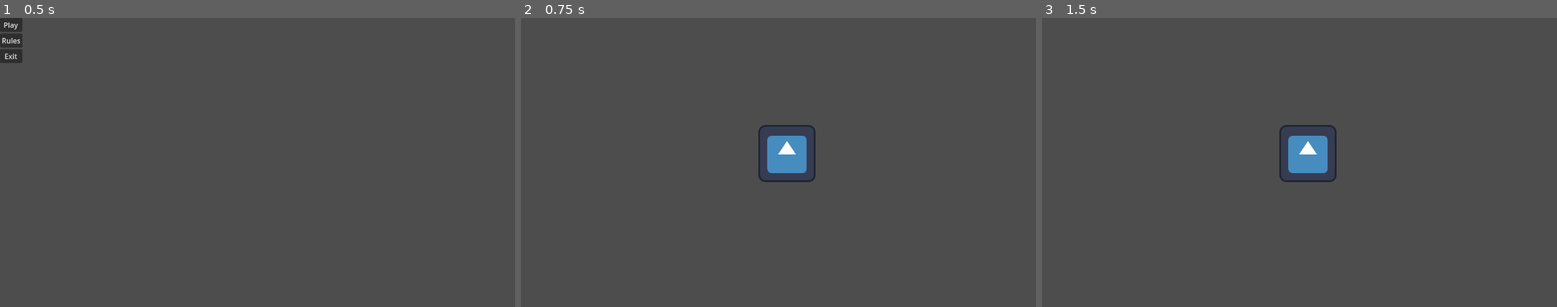
Above: before the commit, frames 1-3 (left to right).
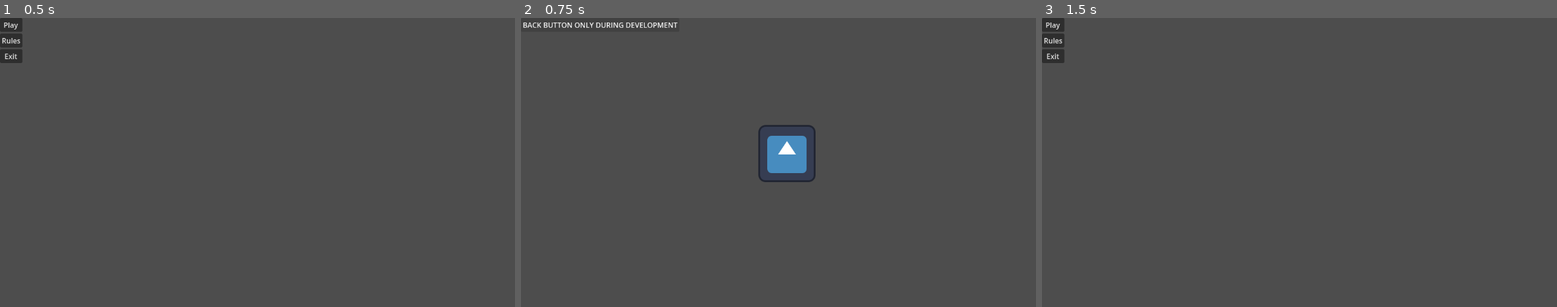
Above: after the commit, the same moments.

Repository: RiadMefti/hackaton-game
Game: Godot game, scene res://GameMenu/menu.tscn
Two runs of this game, one before a commit and one after it. Both use one fixed random seed, a clock stepped at 60 frames per second and the inputs below. The engine's default icon, where the game draws it, is replaced by a stand-in: a white triangle on a blue panel in a dark square.
Inputs (mouse positions are in pixels of both pictures, inside the frame that each line leads up to):
- Up to frame 1 (0.5 s): no input
- Up to frame 2 (0.75 s): click "Play" at 0.5 s
- Up to frame 3 (1.5 s): click (1119, 23) at 1.25 s, where only the run after the commit has a clickable "BACK BUTTON ONLY DURING DEVEL…"

Frame 1 is identical in both runs. In frame 2, 0.3% of the frame differs, in the area x 0-31%, y 1-4%; in frame 3, 1.8%, in the area x 0-58%, y 0-57%.

Commit message:
New back button
new back button

Diff:
--- /dev/null
+++ b/GameMenu/Back(dev).gd
@@ -0,0 +1,7 @@
+extends Button
+
+
+
+func _on_pressed():
+
+		get_tree().change_scene_to_file("res://GameMenu/menu.tscn")
--- a/GameMenu/node_2d.tscn
+++ b/GameMenu/node_2d.tscn
@@ -1,9 +1,18 @@
-[gd_scene load_steps=2 format=3 uid="uid://b4dd2bgopxk31"]
+[gd_scene load_steps=3 format=3 uid="uid://b4dd2bgopxk31"]
 
 [ext_resource type="Texture2D" uid="uid://d1p2yyr4o0r1s" path="res://icon.svg" id="1_7o6m4"]
+[ext_resource type="Script" path="res://GameMenu/Back(dev).gd" id="2_jnf6m"]
 
 [node name="Game" type="Node2D"]
 
 [node name="Sprite2D" type="Sprite2D" parent="."]
 position = Vector2(595, 304)
 texture = ExtResource("1_7o6m4")
+
+[node name="Back(dev)" type="Button" parent="."]
+offset_right = 8.0
+offset_bottom = 8.0
+text = "BACK BUTTON ONLY DURING DEVELOPMENT"
+script = ExtResource("2_jnf6m")
+
+[connection signal="pressed" from="Back(dev)" to="Back(dev)" method="_on_pressed"]
